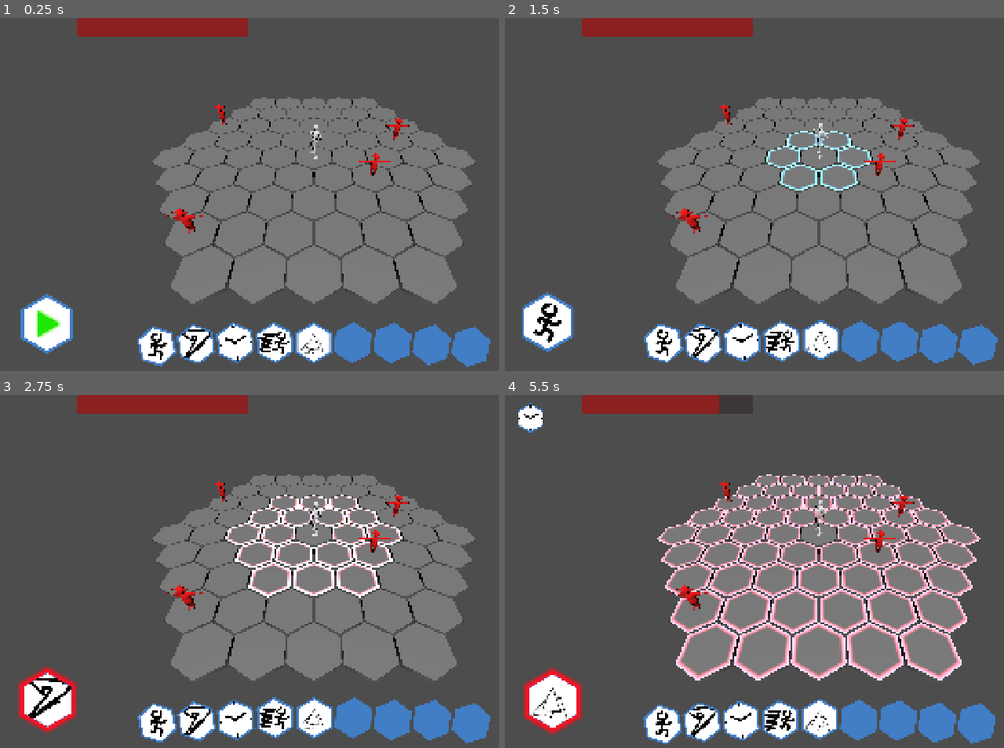
Above: before the commit, frames 1-4 (two rows, left to right).
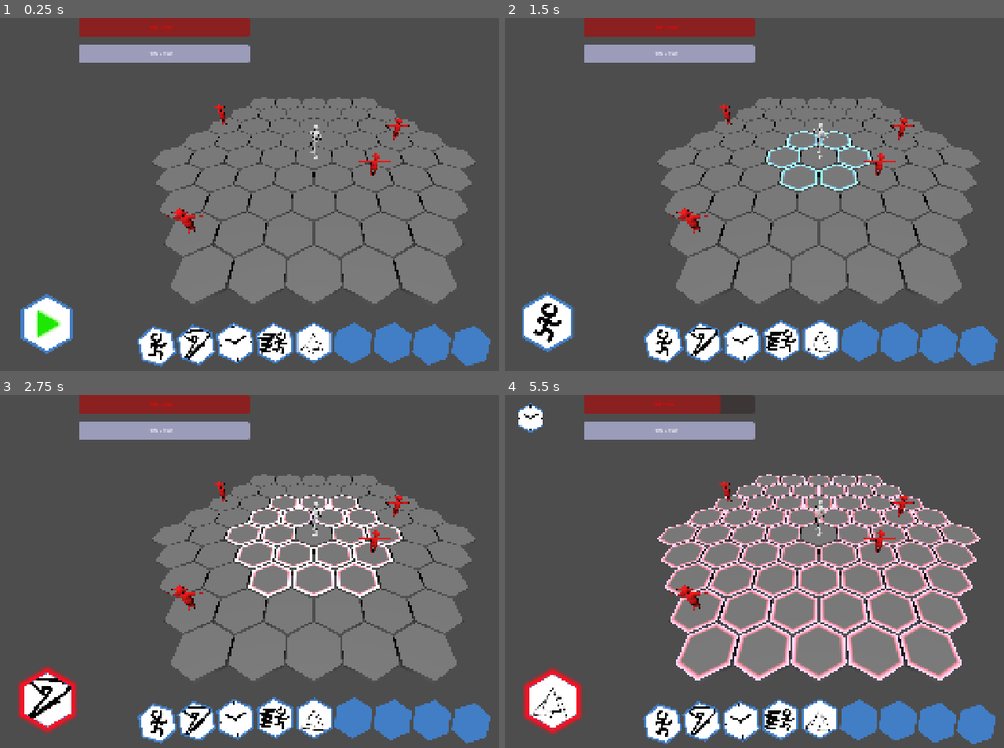
Above: after the commit, the same moments.

Repository: mmb5049/IGME601-Group4
Game: Godot game, scene res://Levels/Arena.tscn
Two runs of this game, one before a commit and one after it. Both use one fixed random seed, a clock stepped at 60 frames per second and the inputs below.
Inputs (mouse positions are in pixels of both pictures, inside the frame that each line leads up to):
- Up to frame 1 (0.25 s): no input
- Up to frame 2 (1.5 s): click (549, 325) at 0.5 s; tap Enter at 1.25 s; drag from (664, 339) to (879, 116) at 1.27 s
- Up to frame 3 (2.75 s): drag from (194, 719) to (284, 642) at 2.02 s
- Up to frame 4 (5.5 s): move the mouse to (739, 719) at 2.77 s; hold D 2.78-3.5 s; tap H at 2.85 s; click (739, 719) at 2.92 s; drag from (779, 716) to (629, 518) at 3.52 s; drag from (819, 719) to (849, 571) at 4.27 s; drag from (859, 719) to (724, 483) at 5.02 s

The runs differ from the first frame. In frame 1, 2.3% of the frame differs, in the area x 15-98%, y 0-99%; in frame 2, 2.4%; in frame 3, 2.2%; in frame 4, 2.5%.

Commit message:
Update file name, add mana bar and notification

Diff:
--- a/igme-601-group-4/Levels/Arena.tscn
+++ b/igme-601-group-4/Levels/Arena.tscn
@@ -15,7 +15,7 @@
 [ext_resource type="Script" uid="uid://dosnlnm0d3y77" path="res://UI/global_ui_sway.gd" id="12_ui_sway"]
 [ext_resource type="Script" uid="uid://bqyjg7cr7355y" path="res://Scripts/action_execution_controller.gd" id="13_action_executor"]
 [ext_resource type="PackedScene" uid="uid://d2af5376r7sff" path="res://UI/Menus/game_over.tscn" id="14_mo5sh"]
-[ext_resource type="PackedScene" uid="uid://cr5jts6r1074n" path="res://UI/Player/HealthBar.tscn" id="16_famn7"]
+[ext_resource type="PackedScene" uid="uid://cr5jts6r1074n" path="res://UI/Player/HUD.tscn" id="16_famn7"]
 
 [node name="Arena" type="Node3D" unique_id=1193273823]
 script = ExtResource("1_5o1c7")
@@ -81,7 +81,29 @@
 execute_button = NodePath("../GlobalUIRoot/SwayLayer/ActionDockUI/ExecuteButtonUI")
 between_actions_delay = 0.45
 
-[node name="HealthBar" parent="." unique_id=1543784001 instance=ExtResource("16_famn7")]
+[node name="HUD" parent="." unique_id=1543784001 instance=ExtResource("16_famn7")]
+
+[node name="HealthBar" parent="HUD" index="0" unique_id=51208162]
+offset_left = 240.0
+offset_right = 763.0
+
+[node name="HealthLabel" type="Label" parent="HUD/HealthBar" index="0" unique_id=1907702168]
+layout_mode = 0
+offset_left = 217.0
+offset_top = 15.0
+offset_right = 335.0
+offset_bottom = 38.0
+
+[node name="ManaBar" parent="HUD" index="1" unique_id=589409471]
+offset_right = 763.0
+offset_bottom = 138.0
+
+[node name="ManaLabel" type="Label" parent="HUD/ManaBar" index="0" unique_id=1853911437]
+layout_mode = 0
+offset_left = 217.0
+offset_top = 14.0
+offset_right = 335.0
+offset_bottom = 37.0
 
 [connection signal="ability_confirmed" from="Player" to="GlobalUIRoot/SwayLayer/ActionDockUI" method="commit_confirmed_ability"]
 [connection signal="target_preview_changed" from="Player" to="GlobalUIRoot/SwayLayer/ActionDockUI" method="set_target_preview"]
@@ -90,3 +112,4 @@
 [connection signal="ability_selected" from="GlobalUIRoot/SwayLayer/AbilityBarUI" to="Player" method="request_ability"]
 
 [editable path="Player"]
+[editable path="HUD"]
--- /dev/null
+++ b/igme-601-group-4/UI/Player/HUD.gd
@@ -0,0 +1,47 @@
+extends CanvasLayer
+
+@export var player: PlayerController
+
+@onready var health_bar: ProgressBar = $HealthBar
+@onready var mana_bar: ProgressBar = $ManaBar
+@onready var notification_label: Label = $NotificationLabel
+@onready var health_label: Label = $HealthBar/HealthLabel
+@onready var mana_label: Label = $ManaBar/ManaLabel
+
+func _ready() -> void:
+	player = get_tree().get_first_node_in_group("player") as PlayerController
+
+	notification_label.text = ""
+
+
+	if player == null:
+		push_error("HealthBar: Could not find PlayerController!")
+		return
+
+	player.health_changed.connect(_on_health_changed)
+	player.mana_changed.connect(_on_mana_changed)
+	player.notification_requested.connect(_on_notification_requested)
+
+	# Initialize the health bar
+	_on_health_changed(
+		player.current_health,
+		player.max_health
+	)
+	_on_mana_changed(player.current_mana, player.max_mana)
+
+
+func _on_health_changed(
+	current: int,
+	maximum: int
+) -> void:
+	health_bar.max_value = maximum
+	health_bar.value = current
+	health_label.text = "%d / %d" % [current, maximum]
+
+func _on_mana_changed(current: int, maximum: int) -> void:
+	mana_bar.max_value = maximum
+	mana_bar.value = current
+	mana_label.text = "%d / %d" % [current, maximum]
+
+func _on_notification_requested(message: String) -> void:
+	notification_label.text = message
--- /dev/null
+++ b/igme-601-group-4/UI/Player/HUD.tscn
@@ -0,0 +1,34 @@
+[gd_scene format=3 uid="uid://cr5jts6r1074n"]
+
+[ext_resource type="Script" uid="uid://d1cx8ym81vhet" path="res://UI/Player/HUD.gd" id="1_vwvg8"]
+
+[sub_resource type="CanvasItemMaterial" id="CanvasItemMaterial_i3jvf"]
+blend_mode = 1
+
+[node name="HUD" type="CanvasLayer" unique_id=1543784001]
+script = ExtResource("1_vwvg8")
+
+[node name="HealthBar" type="ProgressBar" parent="." unique_id=51208162]
+modulate = Color(1, 0, 0, 1)
+offset_left = 237.0
+offset_top = 1.0
+offset_right = 760.0
+offset_bottom = 57.0
+value = 100.0
+show_percentage = false
+
+[node name="ManaBar" type="ProgressBar" parent="." unique_id=589409471]
+self_modulate = Color(0.7129441, 0.7188152, 1, 1)
+material = SubResource("CanvasItemMaterial_i3jvf")
+offset_left = 240.0
+offset_top = 82.0
+offset_right = 758.0
+offset_bottom = 135.0
+value = 100.0
+show_percentage = false
+
+[node name="NotificationLabel" type="Label" parent="." unique_id=2057399562]
+offset_left = 544.0
+offset_top = 806.0
+offset_right = 1437.0
+offset_bottom = 914.0
--- a/igme-601-group-4/UI/Player/HealthBar.gd
+++ /dev/null
@@ -1,29 +0,0 @@
-extends CanvasLayer
-
-@export var player: PlayerController
-
-@onready var health_bar: ProgressBar = $ProgressBar
-
-
-func _ready() -> void:
-	player = get_tree().get_first_node_in_group("player") as PlayerController
-
-	if player == null:
-		push_error("HealthBar: Could not find PlayerController!")
-		return
-
-	player.health_changed.connect(_on_health_changed)
-
-	# Initialize the health bar
-	_on_health_changed(
-		player.current_health,
-		player.max_health
-	)
-
-
-func _on_health_changed(
-	current: int,
-	maximum: int
-) -> void:
-	health_bar.max_value = maximum
-	health_bar.value = current
--- a/igme-601-group-4/UI/Player/HealthBar.tscn
+++ /dev/null
@@ -1,15 +0,0 @@
-[gd_scene format=3 uid="uid://cr5jts6r1074n"]
-
-[ext_resource type="Script" uid="uid://d1cx8ym81vhet" path="res://UI/Player/HealthBar.gd" id="1_16r8k"]
-
-[node name="HealthBar" type="CanvasLayer" unique_id=1543784001]
-script = ExtResource("1_16r8k")
-
-[node name="ProgressBar" type="ProgressBar" parent="." unique_id=51208162]
-modulate = Color(1, 0, 0, 1)
-offset_left = 237.0
-offset_top = 1.0
-offset_right = 760.0
-offset_bottom = 57.0
-value = 100.0
-show_percentage = false
Renamed: igme-601-group-4/UI/Player/HealthBar.gd.uid -> igme-601-group-4/UI/Player/HUD.gd.uid
